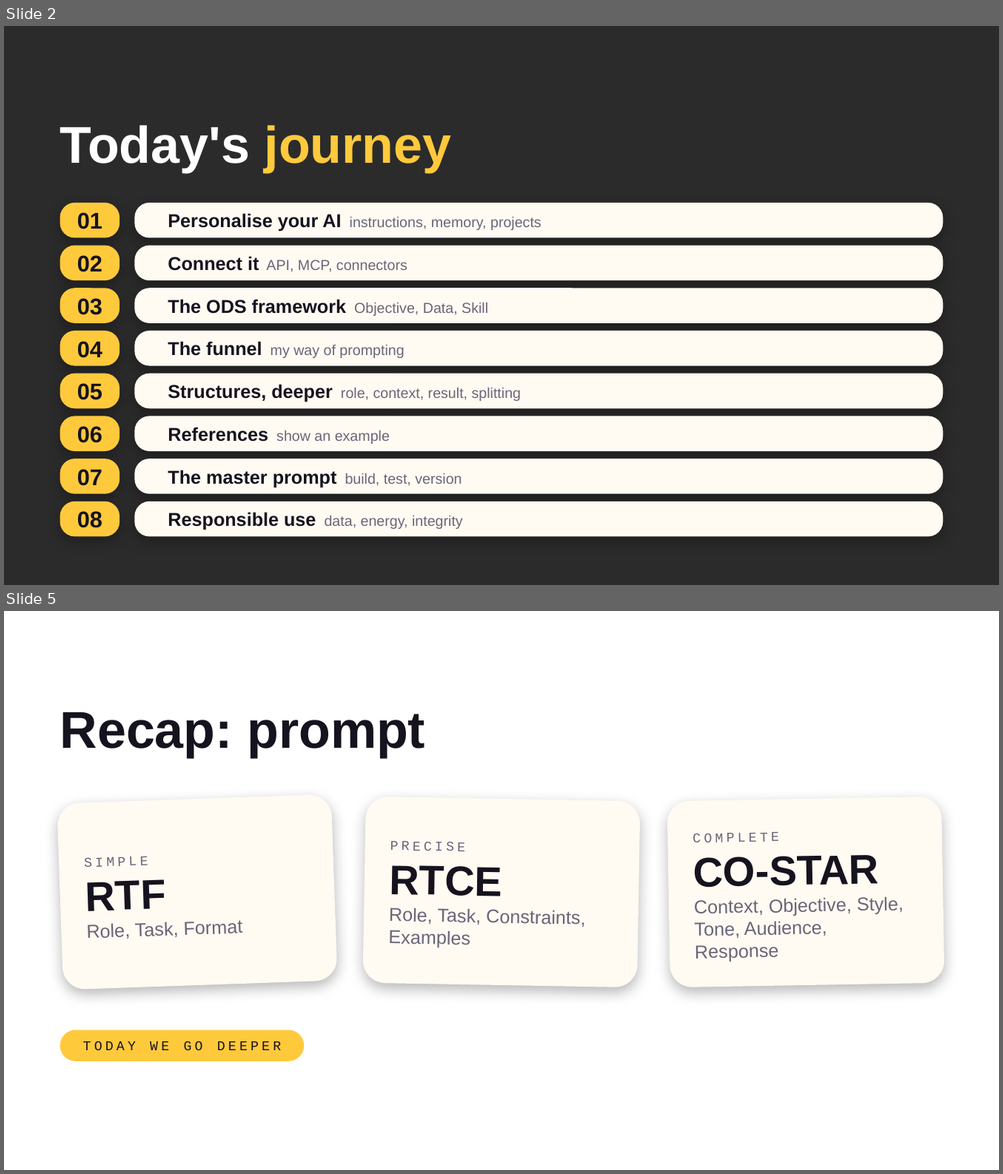
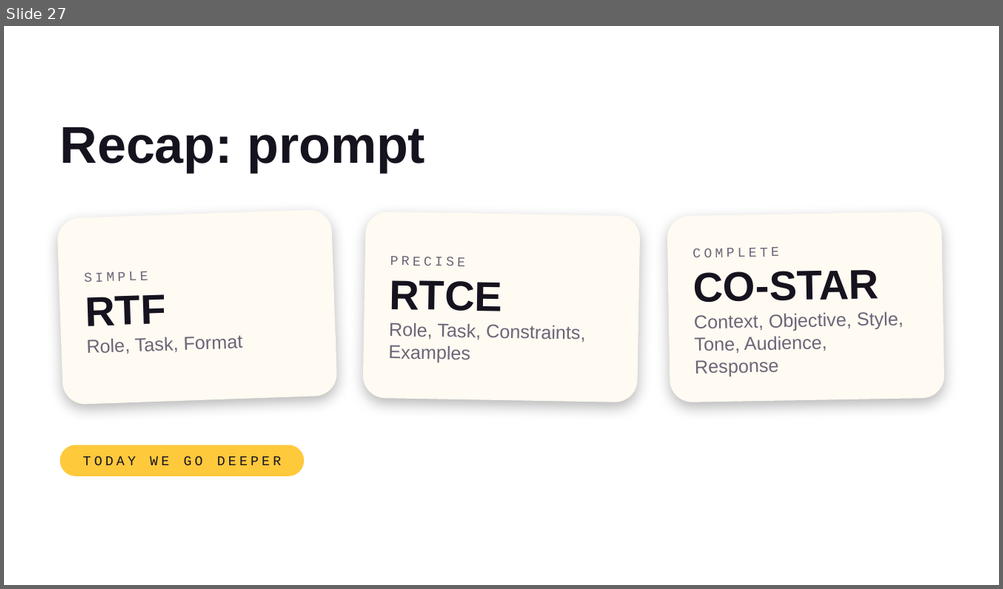
Before and after one commit to ffouladgar-ux/motion-graphics, a slide deck: courses/uca-ai/day2/UCA_AI_Day2.pptx. Shown one above the other, each under a label of ours: slides 2 and 5 before the commit, slide 27 after it; the slides between them are not shown. The pictures are 1003x1174 and 1003x589 pixels, drawn with LibreOffice and Linux fonts; fonts in the diff are those of the drawing; background and template pictures are left out; a plain dark background stands for a picture behind light text. Boxes give left, top, right and bottom in pixels: in the first picture for what was removed or moved away, otherwise in the second. Text is boxed around its words. In the diff, an @@ line names an element or a change of style, - is before the commit and + after.

```diff
--- a/courses/uca-ai/day2/UCA_AI_Day2.pptx
+++ b/courses/uca-ai/day2/UCA_AI_Day2.pptx
@@ slide 2 removed at [4, 26, 999, 585], background picture (left out) @@
@@ title removed at [60, 125, 452, 173] @@
-Today's journey
@@ rounded rectangle removed at [60, 203, 119, 238] @@
-01
@@ rounded rectangle removed at [134, 203, 942, 238] @@
-Personalise your AI instructions, memory, projects
@@ rounded rectangle removed at [60, 245, 119, 281] @@
-02
@@ rounded rectangle removed at [134, 245, 942, 281] @@
-Connect it API, MCP, connectors
@@ rounded rectangle removed at [60, 289, 119, 323] @@
-03
@@ rounded rectangle removed at [134, 289, 942, 323] @@
-The ODS framework Objective, Data, Skill
@@ rounded rectangle removed at [60, 331, 119, 366] @@
-04
@@ rounded rectangle removed at [134, 331, 942, 366] @@
-The funnel my way of prompting
@@ rounded rectangle removed at [60, 374, 119, 409] @@
-05
@@ rounded rectangle removed at [134, 374, 942, 409] @@
-Structures, deeper role, context, result, splitting
@@ rounded rectangle removed at [60, 416, 119, 452] @@
-06
@@ rounded rectangle removed at [134, 416, 942, 452] @@
-References show an example
@@ rounded rectangle removed at [60, 459, 119, 494] @@
-07
@@ rounded rectangle removed at [134, 459, 942, 494] @@
-The master prompt build, test, version
@@ rounded rectangle removed at [60, 502, 119, 537] @@
-08
@@ rounded rectangle removed at [134, 502, 942, 537] @@
-Responsible use data, energy, integrity
@@ what was slide 5 is now slide 27 @@
```
Also in this commit, not shown: 9 slides changed, 26 slides added, 7 other files.
